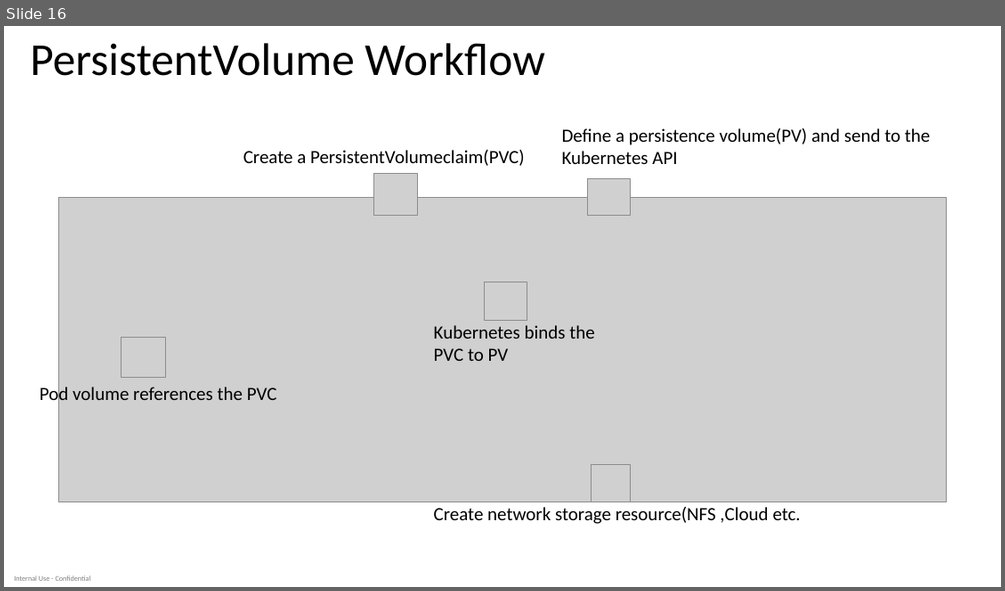
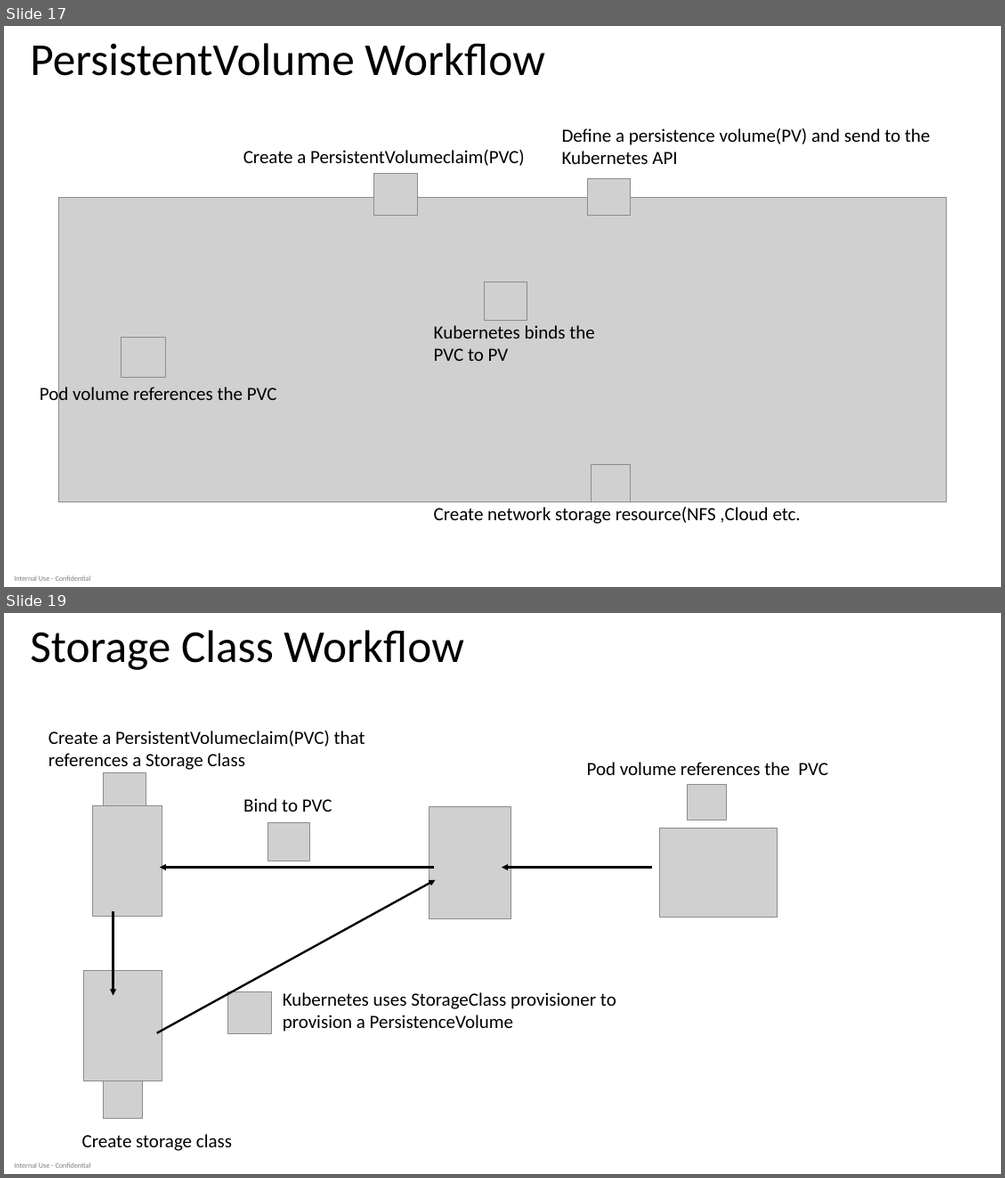
Before and after one commit to dteskubernetesworkshop/spring-boot-k8s-workshop, a slide deck: slides/k8 workshop deck-Day-2 -v 1.0.pptx. Shown one above the other, each under a label of ours: slide 16 before the commit, slides 17 and 19 after it; the slides between them are not shown. The pictures are 1005x591 and 1005x1178 pixels, drawn with LibreOffice and Linux fonts; fonts in the diff are those of the drawing; grey boxes stand for pictures. Boxes give left, top, right and bottom in pixels: in the first picture for what was removed or moved away, otherwise in the second. Text is boxed around its words. In the diff, an @@ line names an element or a change of style, - is before the commit and + after.

```diff
--- a/slides/k8 workshop deck-Day-2 -v 1.0.pptx
+++ b/slides/k8 workshop deck-Day-2 -v 1.0.pptx
@@ slide 19 added at [4, 613, 1001, 1174], background #FFFFFF; not listed: 1 template element that a slide beside it also shows @@
@@ title added at [30, 630, 463, 670], 44 pt, text #000000 @@
+Storage Class Workflow
@@ text added at [48, 730, 365, 770], 18 pt, text #000000 @@
+Create a PersistentVolumeclaim(PVC) that references a Storage Class
@@ picture added at [104, 772, 146, 809] @@
@@ text added at [587, 762, 828, 775], 18 pt, text #000000 @@
+Pod volume references the PVC
@@ text added at [243, 798, 332, 811], 18 pt, text #000000 @@
+Bind to PVC
@@ picture added at [687, 784, 727, 820] @@
@@ picture added at [92, 806, 162, 916] @@
@@ picture added at [268, 822, 310, 860] @@
@@ picture added at [429, 807, 510, 919] @@
@@ picture added at [660, 827, 777, 916] @@
@@ arrow added from (434, 868) to (160, 868), #000000 2 pt @@
@@ arrow added from (652, 868) to (502, 868), #000000 2 pt @@
@@ arrow added from (156, 1033) to (436, 880), #000000 2 pt @@
@@ arrow added from (113, 911) to (113, 995), #000000 2 pt @@
@@ picture added at [83, 970, 162, 1080] @@
@@ picture added at [227, 991, 271, 1033] @@
@@ text added at [283, 992, 616, 1031], 18 pt, text #000000 @@
+Kubernetes uses StorageClass provisioner to provision a PersistenceVolume
@@ picture added at [104, 1080, 142, 1119] @@
@@ text added at [82, 1134, 232, 1151], 18 pt, text #000000 @@
+Create storage class
@@ what was slide 16 is now slide 17 @@
```
Also in this commit, not shown: 3 slides changed, 13 other slides added, 4 slides removed.
